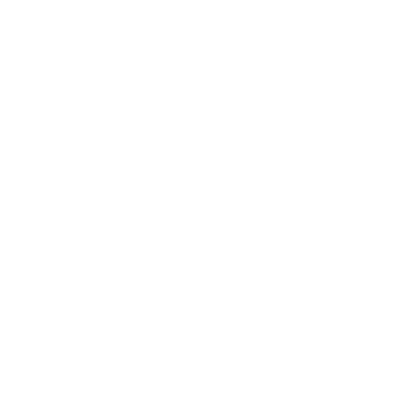
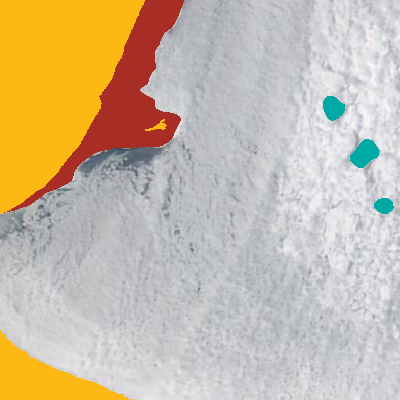
Layered file, before and after one edit (400 x 400). Changes by layer:
hid "landmask" (1st of 2), painted on it, unmasked it over [0, 0, 400, 400]
added layer "landmask" (2nd of 2) above "landfast ice" over [0, 0, 167, 400]
painted on "landfast ice" (2nd of 2) over [4, 0, 184, 213]
painted on "ice floes" (2nd of 2) over [323, 96, 394, 214]
added layer "Layer 2" above "Layer 1" over [0, 0, 167, 400]
added layer "Layer 1" above "Background" over [0, 0, 400, 400]
